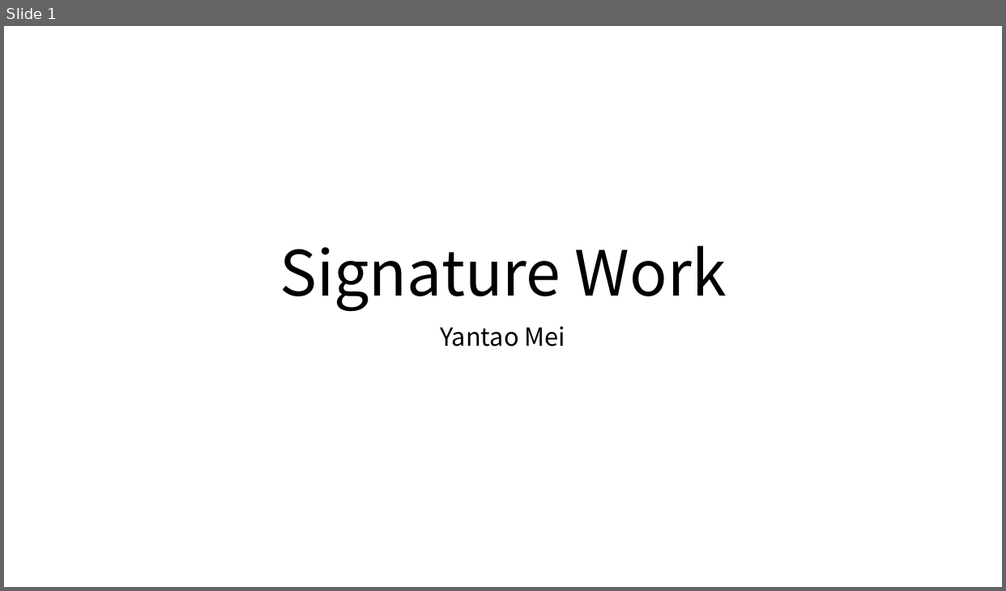
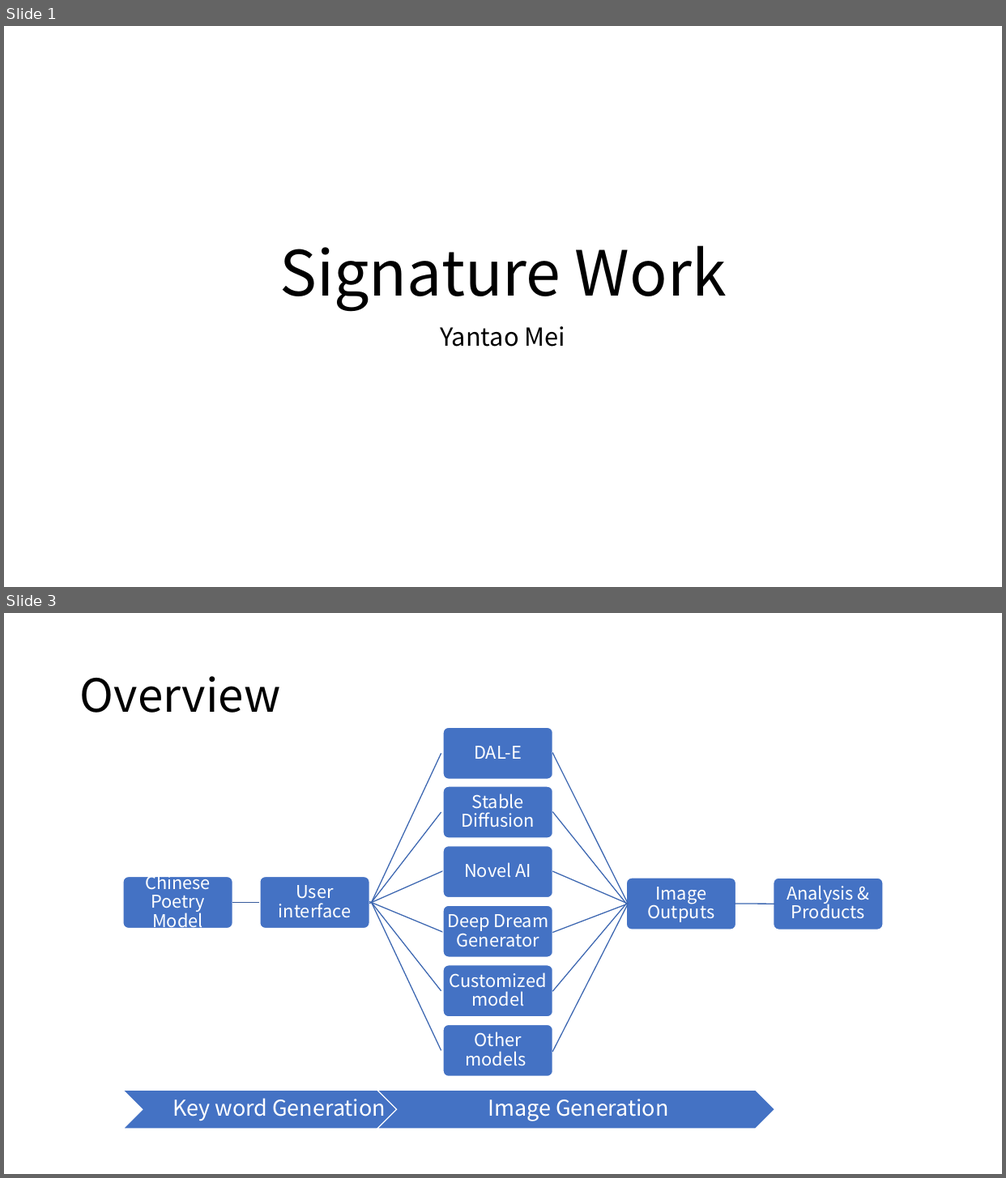
Before and after one commit to IanMei/Signature-Work, a slide deck: SIgnature Work.pptx. Shown one above the other, each under a label of ours: slide 1 before the commit, slides 1 and 3 after it; the slides between them are not shown. The pictures are 1006x591 and 1006x1178 pixels, drawn with LibreOffice and Linux fonts; fonts in the diff are those of the drawing. Boxes give left, top, right and bottom in pixels: in the first picture for what was removed or moved away, otherwise in the second. Text is boxed around its words. In the diff, an @@ line names an element or a change of style, - is before the commit and + after.

```diff
--- a/SIgnature Work.pptx
+++ b/SIgnature Work.pptx
@@ slide 3 added at [4, 613, 1002, 1174], background #FFFFFF @@
@@ title added at [80, 676, 281, 713], 44 pt, text #000000 @@
+Overview
@@ group added at [123, 727, 883, 1076]: 15 freeform shapes, 7 lines, 2 rounded rectangles, 2 texts @@
+Chinese Poetry Model
+User interface
+DAL-E
+Stable Diffusion
+Novel AI
+Deep Dream Generator
+Customized model
+Other models
+Image Outputs
+Analysis & Products
@@ group added at [123, 1091, 775, 1129]: 2 chevrons, 2 texts @@
+Key word Generation
+Image Generation
```
Also in this commit, not shown: 4 other slides added, 2 slides removed.
